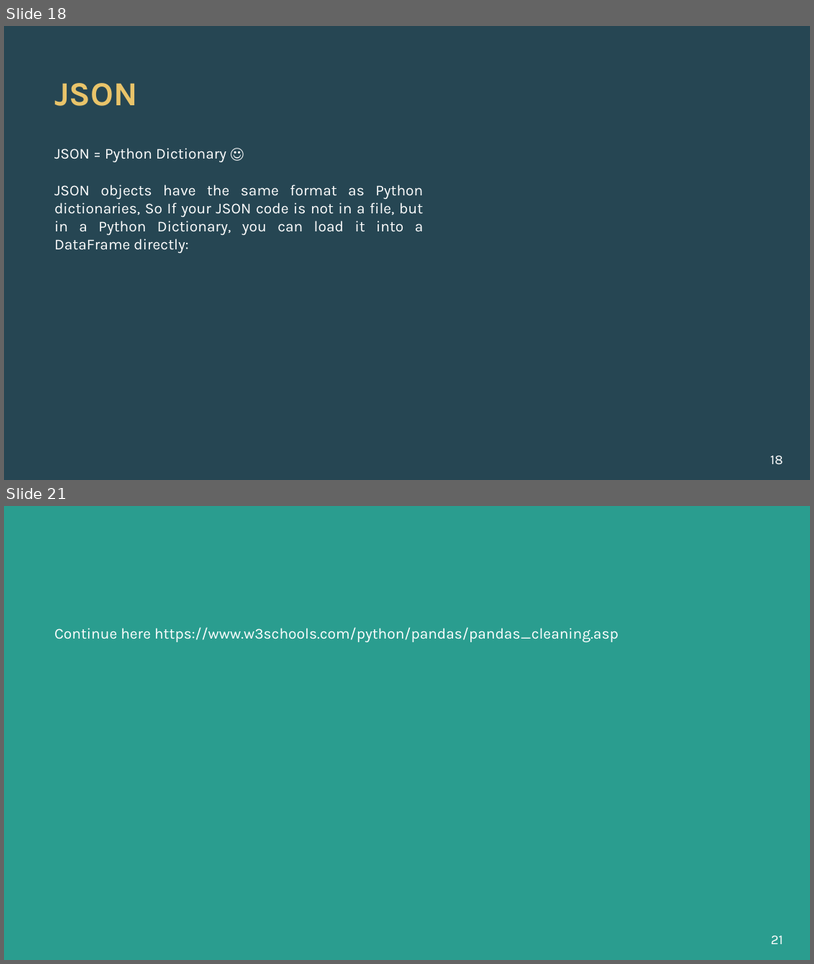
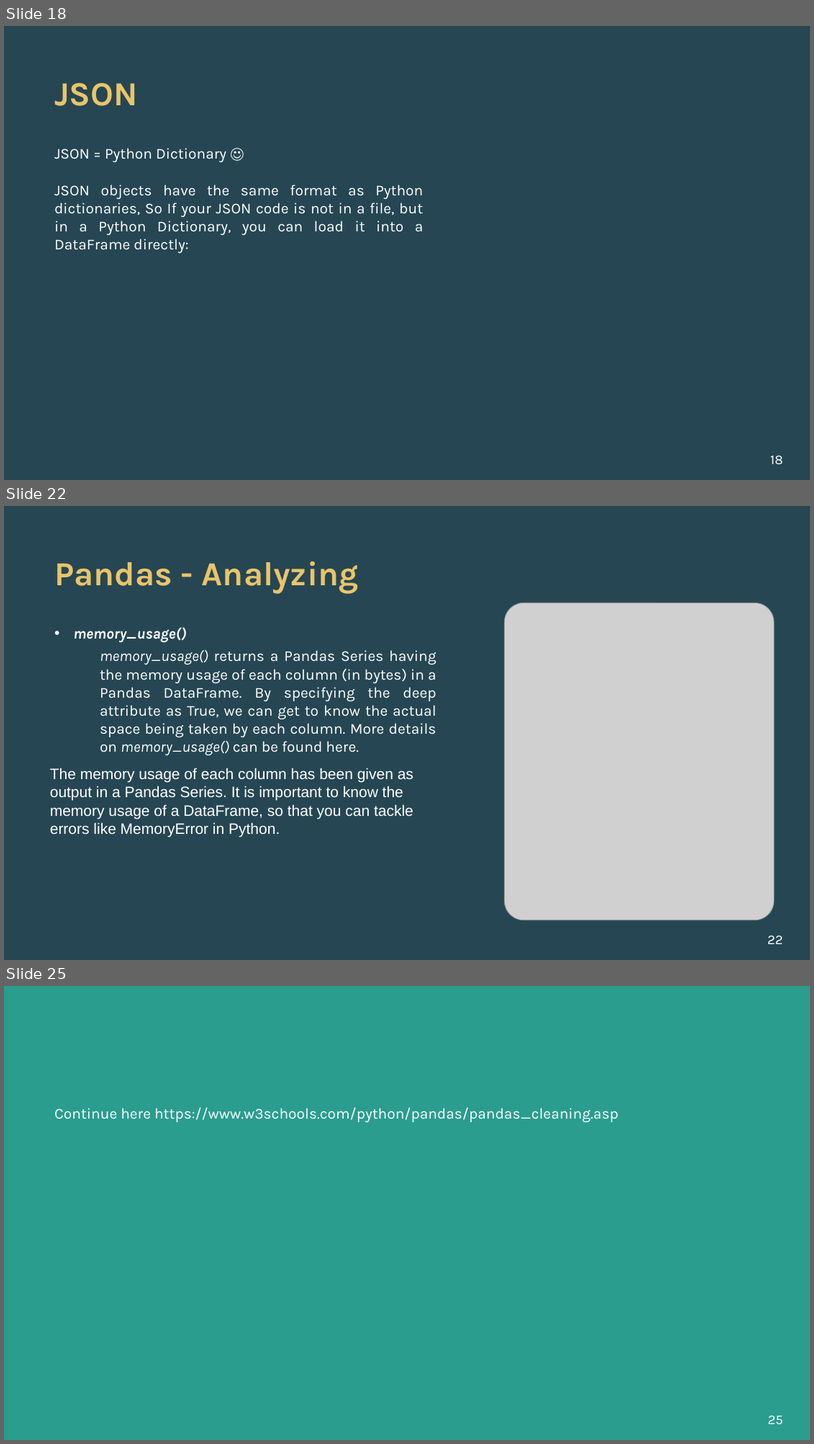
Before and after one commit to alishhde/PandasTutorial, a slide deck: Pandas Tutorials.pptx. Shown one above the other, each under a label of ours: slides 18 and 21 before the commit, slides 18, 22 and 25 after it; the slides between them are not shown. The pictures are 814x964 and 814x1444 pixels, drawn with LibreOffice and Linux fonts; fonts in the diff are those of the drawing; grey boxes stand for pictures; background and template pictures are left out. Boxes give left, top, right and bottom in pixels: in the first picture for what was removed or moved away, otherwise in the second. Text is boxed around its words. In the diff, an @@ line names an element or a change of style, - is before the commit and + after.

```diff
--- a/Pandas Tutorials.pptx
+++ b/Pandas Tutorials.pptx
@@ slide 22 added at box(4, 506, 810, 960), background #264653 @@
@@ title added at box(54, 561, 359, 593), 40 pt, text #E9C46A, bold @@
+Pandas - Analyzing
@@ picture added at box(505, 602, 774, 920) @@
@@ text added at box(73, 627, 437, 755), 18 pt, text #FFFFFF @@
+• memory_usage()
+  memory_usage() returns a Pandas Series having the memory usage of each column (in bytes) in a Pandas DataFrame. By specifying the deep attribute as True, we can get to know the actual space being taken by each column. More details on memory_usage() can be found here.
@@ text added at box(50, 767, 414, 836), 18 pt, text #FFFFFF @@
+The memory usage of each column has been given as output in a Pandas Series. It is important to know the memory usage of a DataFrame, so that you can tackle errors like MemoryError in Python.
@@ page number added at box(768, 935, 784, 944), 16 pt, text #FFFFFF @@
+22
@@ what was slide 21 is now slide 25 @@
@@ page number at box(768, 1415, 783, 1424): text changed @@
-21
+25
```
Also in this commit, not shown: 3 slides changed, 4 other slides added, 2 other files.
